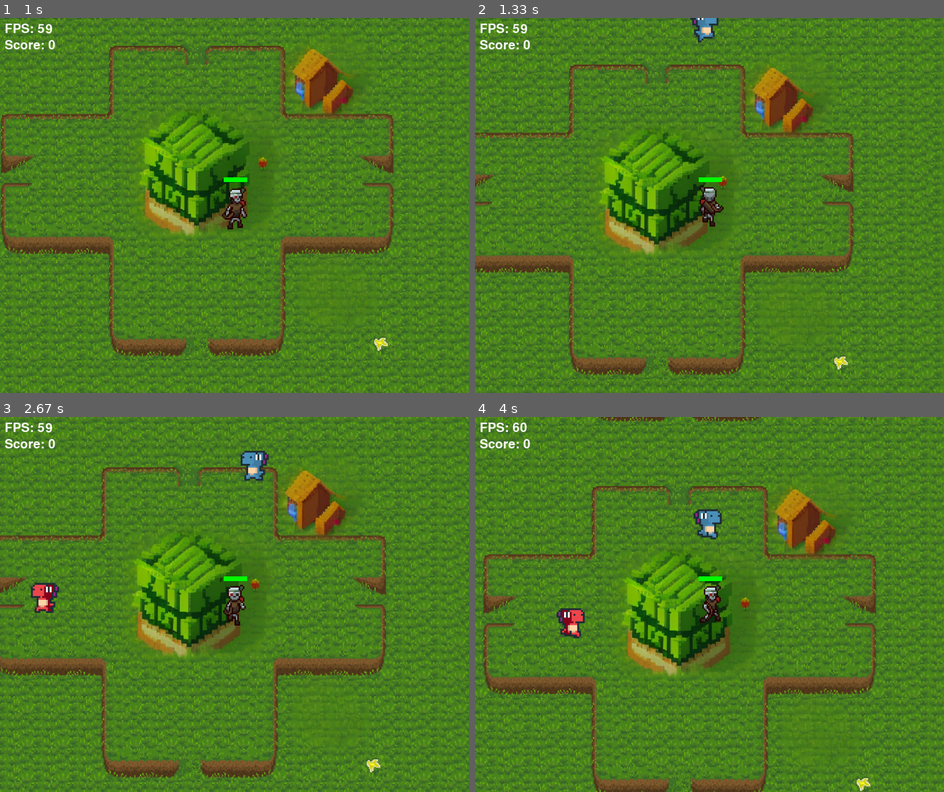
Above: before the commit, frames 1-4 (two rows, left to right).
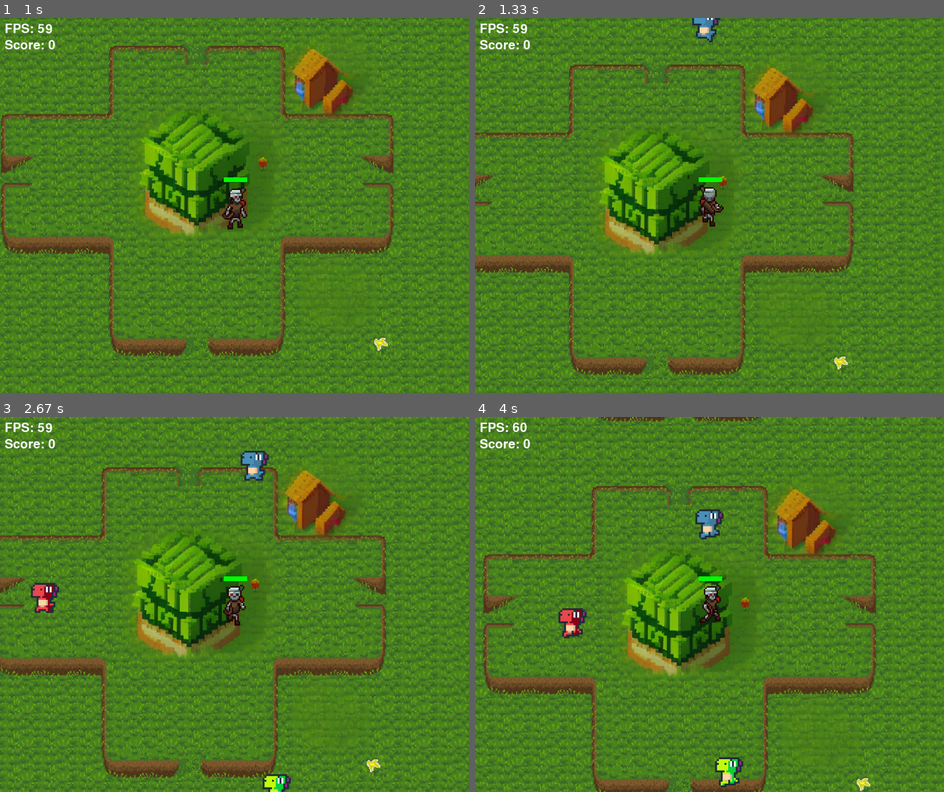
Above: after the commit, the same moments.

Repository: sunwindsss/Pygame-Projekts
Game: pygame game, started from start-here.py
The game is run twice, just before and just after one commit, with the same random seed, the same clock (stepped at 60 frames per second) and the same inputs.
Inputs (mouse positions are in pixels of both pictures, inside the frame that each line leads up to):
- Up to frame 1 (1 s): click (234, 194) at 0.38 s; hold D from 0.67 s (still down); move the mouse to (215, 220) at 0.7 s
- Up to frame 2 (1.33 s): release D at 1.13 s; hold W from 1.17 s (still down); tap Space at 1.23 s
- Up to frame 3 (2.67 s): release W at 1.47 s; hold D 1.5-1.97 s; tap Space at 1.57, 1.87, 2.07, 2.37, 2.63 s; hold A 2-2.53 s; hold S from 2.57 s (still down)
- Up to frame 4 (4 s): release S at 2.87 s; hold A 2.9-3.3 s; tap Space at 2.97, 3.27, 3.4, 3.8 s; hold W 3.33-3.7 s; hold D from 3.73 s (still down)

Frame 1 is identical in both runs. In frame 2, 0.2% of the frame differs, in the area x 45-53%, y 0-7%; in frame 3, 0.2%; in frame 4, 1.0%, in the area x 17-58%, y 24-99%.

Commit message:
added 3rd enemy

Diff:
--- a/entry.py
+++ b/entry.py
@@ -56,7 +56,7 @@
         sprite_sheet: SpriteSheet object for managing player sprite animations
         black_background: Surface for black background (temporary)
     """
-    global sprite_sheet, black_background, enemy_sprite_sheet1, enemy_sprite_sheet2
+    global sprite_sheet, black_background, enemy_sprite_sheet1, enemy_sprite_sheet2, enemy_sprite_sheet3
     #global background_image # NOT USED ANYMORE
     #background_image = pygame.image.load('images/grass_bg.png') # NOT USED ANYMORE
     #background_image = pygame.transform.scale(background_image, (WIDTH, HEIGHT)) # NOT USED ANYMORE
@@ -68,6 +68,9 @@
 
     enemy_sprite_sheet_image2 = pygame.image.load('images/doux_upgrade.png').convert_alpha()
     enemy_sprite_sheet2 = spritesheet.SpriteSheet(enemy_sprite_sheet_image2)
+
+    enemy_sprite_sheet_image3 = pygame.image.load('images/enemy2.png').convert_alpha()
+    enemy_sprite_sheet3 = spritesheet.SpriteSheet(enemy_sprite_sheet_image3)
 
     black_background = pygame.Surface((BACKGROUND_WIDTH, BACKGROUND_HEIGHT)) # NOT USED ANYMORE
     black_background.fill(BLACK) # NOT USED ANYMORE
@@ -149,7 +152,7 @@
     """
     Initializes important game functions.
     """
-    global tile_grid, animation_list1, animation_list2
+    global tile_grid, animation_list1, animation_list2, animation_list3
     tile_grid = {}  # Dictionary to keep track of which tiles are loaded
     pygame.init()
     set_static_variables()
@@ -160,10 +163,12 @@
     create_animation_list()
     animation_list1 = create_enemy_animation_list(enemy_sprite_sheet1)
     animation_list2 = create_enemy_animation_list(enemy_sprite_sheet2)
+    animation_list3 = create_enemy_animation_list(enemy_sprite_sheet3)
 
 PLAYER_HIT = pygame.USEREVENT + 1
 ENEMY_HIT1 = pygame.USEREVENT + 2
 ENEMY_HIT2 = pygame.USEREVENT + 3
+ENEMY_HIT3 = pygame.USEREVENT + 4
 
 def handle_events():
     """
@@ -176,7 +181,7 @@
         running: Game status
         last_lift_up: The last key that was released
     """
-    global running, last_lift_up, player_health, enemy1_health, enemy2_health
+    global running, last_lift_up, player_health, enemy1_health, enemy2_health, enemy3_health
     for event in pygame.event.get():
         if event.type == pygame.QUIT:
             running = False
@@ -188,6 +193,8 @@
             enemy1_health -= 1
         elif event.type == ENEMY_HIT2:
             enemy2_health -= 1
+        elif event.type == ENEMY_HIT3:
+            enemy3_health -= 1
 
 
 
@@ -353,7 +360,7 @@
     camera_x = player.x - (WIDTH / 2) + (PLAYER_WIDTH / 2)
     camera_y = player.y - (HEIGHT / 2) + (PLAYER_HEIGHT / 2)
 
-def draw_elements(enemy1, enemy2, enemy_animation_list1, enemy_animation_list2):
+def draw_elements(enemy1, enemy2, enemy3, enemy_animation_list1, enemy_animation_list2, enemy_animation_list3):
 
     """
     Draws the necessary background tiles and the player icon on the screen.
@@ -377,6 +384,7 @@
     #screen.blit(animation_list[action][frame], (icon_x - camera_x, icon_y - camera_y))
     screen.blit(enemy_animation_list1[enemy_action][enemy_frame], (enemy1.x - camera_x + 28, enemy1.y - camera_y + 28))
     screen.blit(enemy_animation_list2[enemy_action][enemy_frame], (enemy2.x - camera_x + 28, enemy2.y - camera_y + 28))
+    screen.blit(enemy_animation_list3[enemy_action][enemy_frame], (enemy3.x - camera_x + 28, enemy3.y - camera_y + 28))
     screen.blit(animation_list[action][frame], (player.x - camera_x, player.y - camera_y))
     health_bar.draw(screen)
 
@@ -390,17 +398,21 @@
     screen.blit(fps_text, (10, 10))
     screen.blit(score_text, (10, 45))
 
-def player_damage(player, enemy1, enemy2):
+def player_damage(player, enemy1, enemy2, enemy3):
     if player.colliderect(enemy1):
         pygame.event.post(pygame.event.Event(PLAYER_HIT))
     if player.colliderect(enemy2):
         pygame.event.post(pygame.event.Event(PLAYER_HIT))
-
-def enemy_damage(player, enemy1, enemy2):
+    if player.colliderect(enemy3):
+        pygame.event.post(pygame.event.Event(PLAYER_HIT))
+
+def enemy_damage(player, enemy1, enemy2, enemy3):
     if player.colliderect(enemy1):
         pygame.event.post(pygame.event.Event(ENEMY_HIT1))
     if player.colliderect(enemy2):
         pygame.event.post(pygame.event.Event(ENEMY_HIT2))
+    if player.colliderect(enemy3):
+        pygame.event.post(pygame.event.Event(ENEMY_HIT3))
 class HealthBar():
     def __init__(self, x, y, w, h, max_hp):
         self.x = x
@@ -420,7 +432,7 @@
     The loop continues until the global variable `running` becomes False, and then quits the game.
     """
 
-    global running,player_health, player, health_bar, enemy1_health, enemy2_health, score
+    global running,player_health, player, health_bar, enemy1_health, enemy2_health, enemy3_health, score
 
     player = pygame.Rect(icon_x, icon_y, PLAYER_WIDTH/3,PLAYER_HEIGHT/2)
     health_bar = HealthBar(250, 250, 300, 40, 100)
@@ -437,10 +449,16 @@
     enemy2_icon_y = enemy2_coordinate[1]
     enemy2_health = 20
 
+    enemy3_coordinate = enemy_spawn(player)
+    enemy3_icon_x = enemy3_coordinate[0]
+    enemy3_icon_y = enemy3_coordinate[1]
+    enemy3_health = 20
+
     score = 0
 
     enemy1 = pygame.Rect(enemy1_icon_x, enemy1_icon_y, PLAYER_WIDTH/2,PLAYER_HEIGHT/2)
     enemy2 = pygame.Rect(enemy2_icon_x, enemy2_icon_y, PLAYER_WIDTH/2,PLAYER_HEIGHT/2)
+    enemy3 = pygame.Rect(enemy3_icon_x, enemy3_icon_y, PLAYER_WIDTH/2,PLAYER_HEIGHT/2)
 
     while running:
         if enemy1_health == 0:
@@ -457,17 +475,25 @@
             enemy2_icon_y = enemy2_coordinate[1]
             enemy2_health = 20
             enemy2 = pygame.Rect(enemy2_icon_x, enemy2_icon_y, PLAYER_WIDTH/2,PLAYER_HEIGHT/2)
+        if enemy3_health == 0:
+            score +=1
+            enemy3_coordinate = enemy_spawn(player)
+            enemy3_icon_x = enemy3_coordinate[0]
+            enemy3_icon_y = enemy3_coordinate[1]
+            enemy3_health = 20
+            enemy3 = pygame.Rect(enemy2_icon_x, enemy2_icon_y, PLAYER_WIDTH/2,PLAYER_HEIGHT/2)
         handle_events()
         health_bar.hp = player_health
-        player_damage(player, enemy1, enemy2)
-        enemy_damage(player, enemy1, enemy2)
+        player_damage(player, enemy1, enemy2, enemy3)
+        enemy_damage(player, enemy1, enemy2, enemy3)
         update_animation()
         update_enemy_animation()
         move_icon()
         enemy_pathfinding(enemy1, player)
         enemy_pathfinding(enemy2, player)
+        enemy_pathfinding(enemy3, player)
         calculate_camera_offset()
-        draw_elements(enemy1, enemy2, animation_list1, animation_list2)
+        draw_elements(enemy1, enemy2, enemy3, animation_list1, animation_list2, animation_list3)
         draw_fps_counter()
         pygame.display.update()
         clock.tick(FPS)
Binary file added: images/enemy2.png
